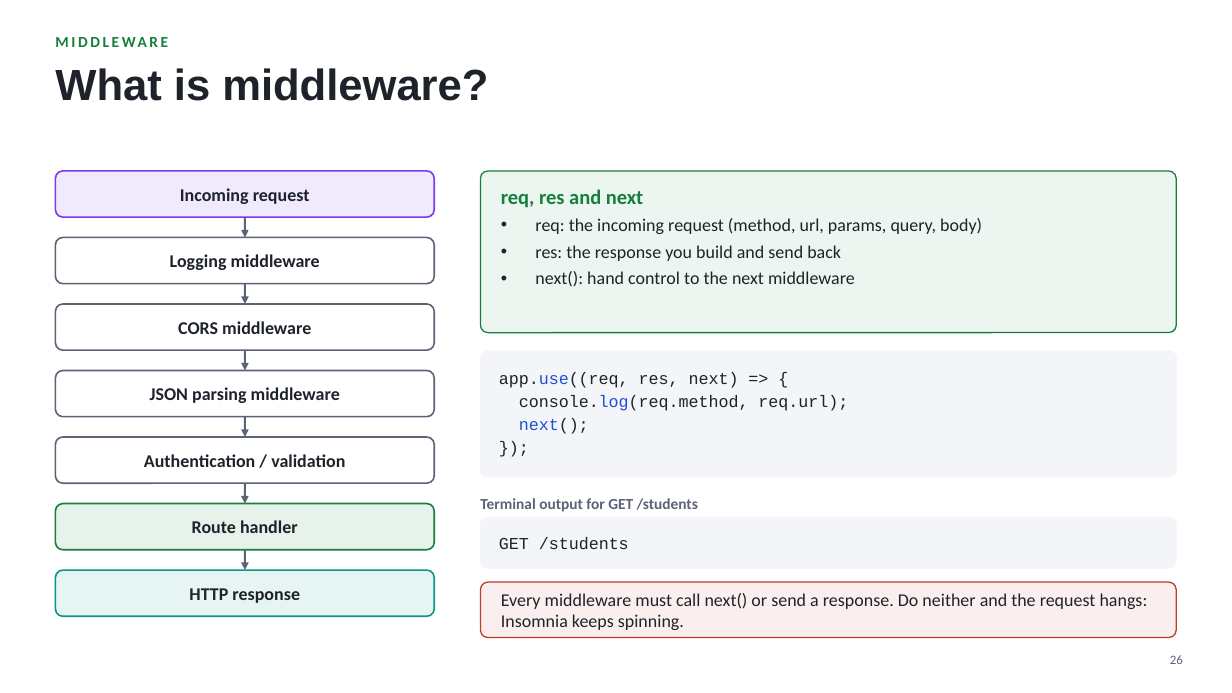
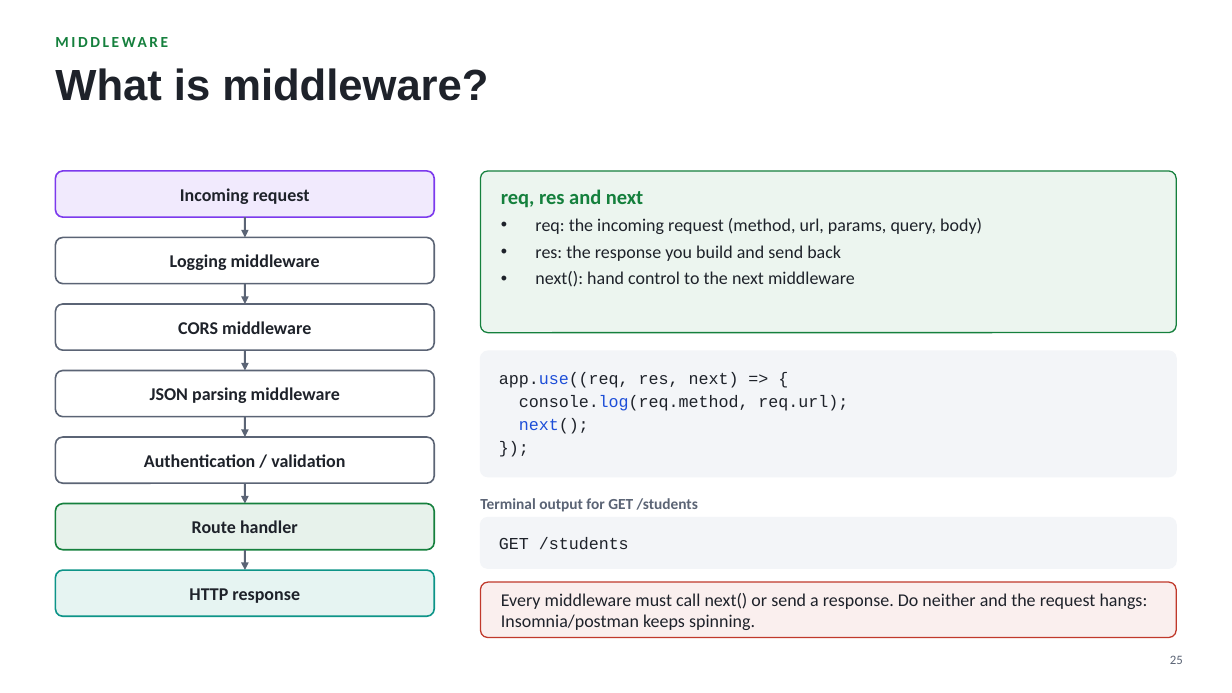
Before and after one commit to shreyaskumars-commits/school-management, a slide deck: slide 25 of Node_Express_Backend.pptx (slide 26 before the commit). Drawn at 1232x693 pixels with LibreOffice and Linux fonts; fonts in the diff are those of the drawing. Boxes give left, top, right and bottom in pixels: in the first picture for what was removed or moved away, otherwise in the second. Text is boxed around its words. In the diff, an @@ line names an element or a change of style, - is before the commit and + after.

```diff
--- a/Node_Express_Backend.pptx
+++ b/Node_Express_Backend.pptx
@@ text at (501,593,1148,630): text changed @@
-Every middleware must call next() or send a response. Do neither and the request hangs: Insomnia keeps spinning.
+Every middleware must call next() or send a response. Do neither and the request hangs: Insomnia/postman keeps spinning.
@@ page number at (1170,655,1183,664): text changed @@
-26
+25
```
Also in this commit, not shown: 15 other slides changed, 3 slides added, 9 slides removed, 38 other files.
